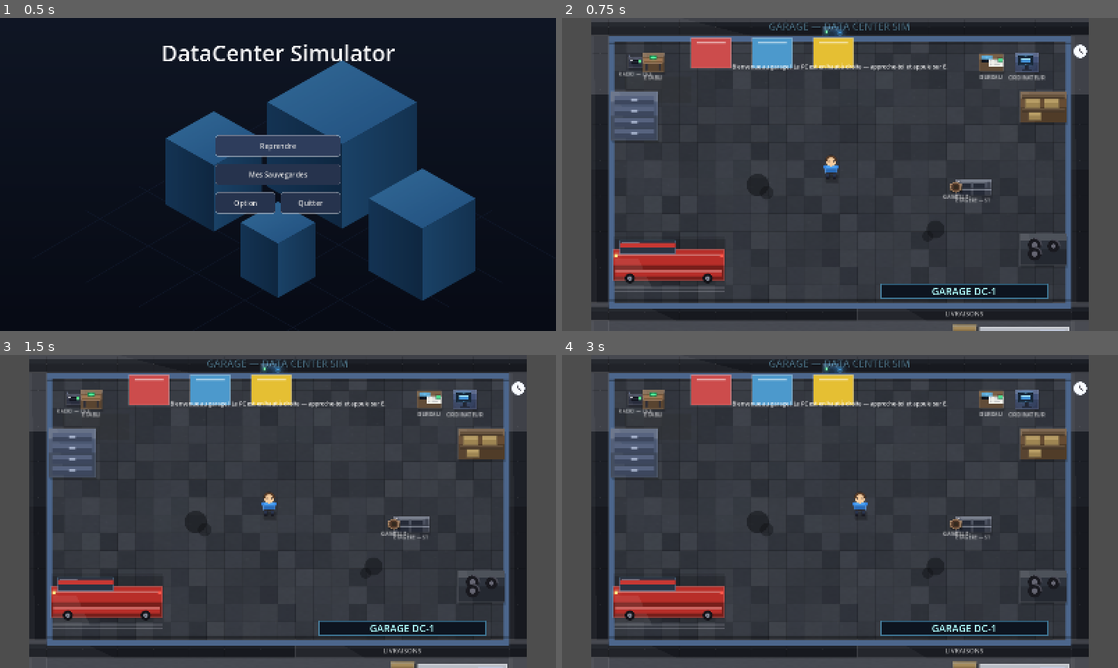
Above: before the commit, frames 1-4 (two rows, left to right).
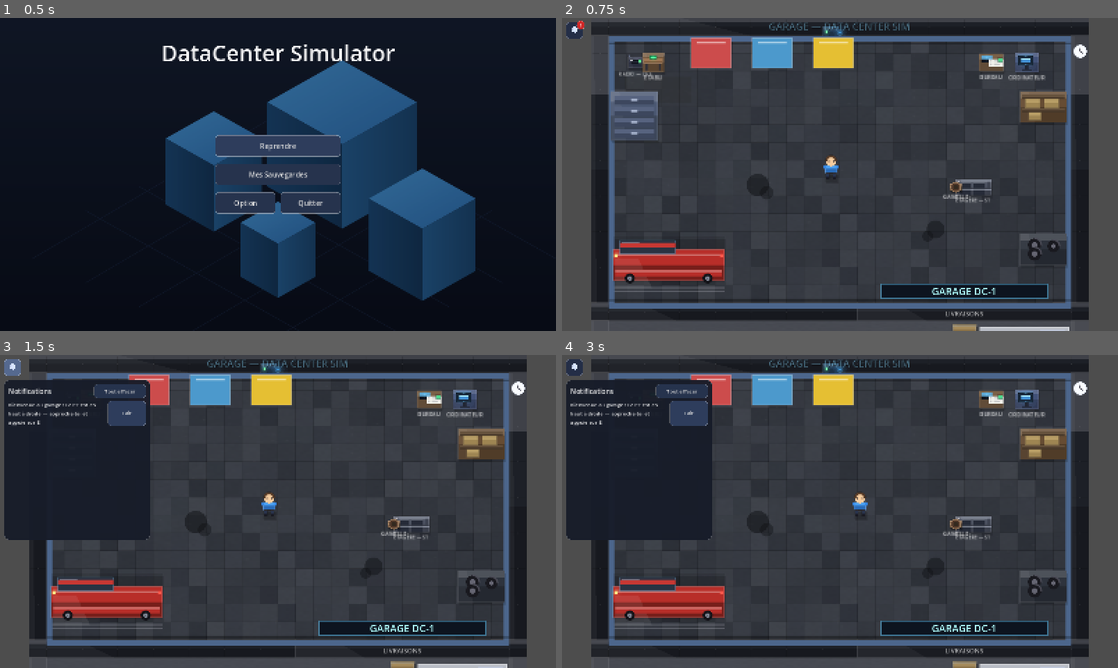
Above: after the commit, the same moments.

Repository: BlackAngelTVdev/DataCenter-Simulator
Game: Godot game, scene res://scenes/ui/menu.tscn
Two runs of this game, one before a commit and one after it. Both use one fixed random seed, a clock stepped at 60 frames per second and the inputs below.
Inputs (mouse positions are in pixels of both pictures, inside the frame that each line leads up to):
- Up to frame 1 (0.5 s): no input
- Up to frame 2 (0.75 s): click "Reprendre" at 0.5 s
- Up to frame 3 (1.5 s): click (11, 367) at 1.25 s, where only the run after the commit has a clickable "1"
- Up to frame 4 (3 s): click (573, 367) at 2.02 s; tap Enter at 2.75 s; move the mouse to (962, 495) at 2.77 s; hold D (move_right) from 2.78 s (still down); hold E (interact) from 2.78 s (still down); click (962, 495) at 2.92 s

Frame 1 is identical in both runs. In frame 2, 0.6% of the frame differs, in the area x 0-70%, y 0-17%; in frame 3, 11%, in the area x 0-70%, y 1-60%; in frame 4, 11%.

Commit message:
feat(ui): HUD — cloche de notifications à la place des toasts éphémères
Cloche (icône cuite) en haut à gauche avec badge rouge du nombre de
non-lues. Un clic ouvre un panneau : liste défilante des notifications
(plus récentes en premier), bouton « Fait » par entrée pour la faire
disparaître, « Tout effacer » pour vider. Ouvrir marque tout comme lu.
toast() alimente GameManager.add_notification — l'API publique
(show_prompt/hide_prompt/toast) est inchangée, les ~60 appelants
ne sont pas touchés.

Diff:
--- a/scripts/ui/hud.gd
+++ b/scripts/ui/hud.gd
@@ -1,20 +1,28 @@
 class_name HUD
 extends CanvasLayer
-## HUD minimal : invite d'interaction « E — … » (bas centre) et toasts
-## (haut centre). Les panneaux de stats ont été retirés à la demande :
-## rien ne recouvre la vue du garage. L'argent reste visible dans la
-## boutique Tech'Occase et via les toasts.
+## HUD : invite d'interaction « E — … » (bas centre) + centre de NOTIFICATIONS
+## (cloche en haut à gauche). Chaque toast() devient une notification dans la
+## cloche : un clic ouvre le panneau, chaque entrée a un bouton « Fait » pour
+## la faire disparaître. Les notifications vivent dans GameManager
+## (elles survivent aux téléportations entre locaux).
 
 var prompt_label: Label
 var prompt_panel: PanelContainer
-var toast_label: Label
-var toast_timer: Timer
+
+# --- Cloche de notifications ---
+var bell_btn: Button
+var badge_label: Label
+var notif_panel: PanelContainer
+var notif_scroll: ScrollContainer
+var notif_list: VBoxContainer
+var panel_open := false
 
 
 func _ready() -> void:
 	_build()
-	toast_label.visible = false
 	prompt_panel.visible = false
+	notif_panel.visible = false
+	_refresh_badge()
 
 
 func _label(font_size: int, color: Color) -> Label:
@@ -39,29 +47,127 @@
 	prompt_panel.add_child(prompt_label)
 	add_child(prompt_panel)
 
-	# --- Toasts (haut centre) ---
-	toast_label = _label(16, Color(1.0, 1.0, 1.0, 0.95))
-	toast_label.horizontal_alignment = HORIZONTAL_ALIGNMENT_CENTER
-	toast_label.set_anchors_preset(Control.PRESET_TOP_WIDE)
-	toast_label.offset_top = 128.0
-	toast_label.offset_bottom = 168.0
-	toast_label.add_theme_color_override("shadow_color", Color(0, 0, 0, 0.8))
-	toast_label.add_theme_constant_override("shadow_offset_x", 2)
-	toast_label.add_theme_constant_override("shadow_offset_y", 2)
-	add_child(toast_label)
+	# --- Cloche de notifications (haut gauche) ---
+	bell_btn = Button.new()
+	bell_btn.icon = BakedAssets.tex("icon_bell")
+	bell_btn.expand_icon = true
+	bell_btn.custom_minimum_size = Vector2(48, 48)
+	bell_btn.set_anchors_preset(Control.PRESET_TOP_LEFT)
+	bell_btn.offset_left = 12.0
+	bell_btn.offset_top = 12.0
+	bell_btn.add_theme_stylebox_override("normal", UITheme.button_normal(Color(0.14, 0.18, 0.28)))
+	bell_btn.add_theme_stylebox_override("hover", UITheme.button_hover())
+	bell_btn.add_theme_stylebox_override("pressed", UITheme.button_pressed())
+	bell_btn.pressed.connect(_toggle_panel)
+	add_child(bell_btn)
 
-	toast_timer = Timer.new()
-	toast_timer.wait_time = 3.0
-	toast_timer.one_shot = true
-	toast_timer.timeout.connect(_on_toast_timeout)
-	add_child(toast_timer)
+	# Badge rouge du nombre de non-lues (coin haut-droit de la cloche)
+	badge_label = Label.new()
+	badge_label.add_theme_font_size_override("font_size", 13)
+	badge_label.add_theme_color_override("font_color", Color(1, 1, 1))
+	badge_label.horizontal_alignment = HORIZONTAL_ALIGNMENT_CENTER
+	badge_label.set_anchors_preset(Control.PRESET_TOP_LEFT)
+	badge_label.offset_left = 30.0
+	badge_label.offset_top = -4.0
+	badge_label.custom_minimum_size = Vector2(24, 20)
+	badge_label.add_theme_stylebox_override("normal", UITheme.tinted(Color(0.82, 0.15, 0.15), 4, 4))
+	bell_btn.add_child(badge_label)
+
+	# --- Panneau des notifications ---
+	notif_panel = PanelContainer.new()
+	notif_panel.set_anchors_preset(Control.PRESET_TOP_LEFT)
+	notif_panel.offset_left = 12.0
+	notif_panel.offset_top = 72.0
+	notif_panel.offset_right = 12.0 + 420.0
+	notif_panel.offset_bottom = 72.0 + 460.0
+	notif_panel.add_theme_stylebox_override("panel", UITheme.panel(12))
+	add_child(notif_panel)
+
+	var vb := VBoxContainer.new()
+	vb.add_theme_constant_override("separation", 8)
+	notif_panel.add_child(vb)
+
+	var header := HBoxContainer.new()
+	var title := _label(20, Color(1, 1, 1, 0.95))
+	title.text = "Notifications"
+	title.size_flags_horizontal = Control.SIZE_EXPAND_FILL
+	var clear_btn := UIHelpers.make_button("Tout effacer", false, Vector2(150, 40))
+	clear_btn.add_theme_font_size_override("font_size", 15)
+	clear_btn.pressed.connect(_clear_all)
+	header.add_child(title)
+	header.add_child(clear_btn)
+	vb.add_child(header)
+
+	notif_scroll = ScrollContainer.new()
+	notif_scroll.size_flags_vertical = Control.SIZE_EXPAND_FILL
+	notif_scroll.custom_minimum_size = Vector2(0, 350)
+	vb.add_child(notif_scroll)
+
+	notif_list = VBoxContainer.new()
+	notif_list.size_flags_horizontal = Control.SIZE_EXPAND_FILL
+	notif_list.add_theme_constant_override("separation", 6)
+	notif_scroll.add_child(notif_list)
 
 
-func _on_toast_timeout() -> void:
-	# Garde anti-crash : toast_label ne doit plus être touché s'il a été
-	# libéré (queue_free d'un parent) avant la fin du timer.
-	if is_instance_valid(toast_label):
-		toast_label.visible = false
+func _toggle_panel() -> void:
+	panel_open = not panel_open
+	notif_panel.visible = panel_open
+	if panel_open:
+		# Ouvrir le panneau marque tout comme lu (le badge se vide).
+		for n in GameManager.notifications:
+			n["read"] = true
+		_refresh_badge()
+		_refresh_list()
+
+
+func _clear_all() -> void:
+	GameManager.notifications.clear()
+	_refresh_list()
+	_refresh_badge()
+
+
+func _refresh_list() -> void:
+	for c in notif_list.get_children():
+		c.queue_free()
+	if GameManager.notifications.is_empty():
+		var empty := _label(16, Color(1, 1, 1, 0.5))
+		empty.text = "Aucune notification."
+		empty.horizontal_alignment = HORIZONTAL_ALIGNMENT_CENTER
+		empty.custom_minimum_size = Vector2(0, 60)
+		notif_list.add_child(empty)
+		return
+	# Les plus récentes en premier.
+	for i in range(GameManager.notifications.size() - 1, -1, -1):
+		var n: Dictionary = GameManager.notifications[i]
+		var row := HBoxContainer.new()
+		var txt := _label(15, Color(1, 1, 1, 0.92))
+		txt.text = str(n.get("text", ""))
+		txt.autowrap_mode = TextServer.AUTOWRAP_WORD_SMART
+		txt.size_flags_horizontal = Control.SIZE_EXPAND_FILL
+		var done := UIHelpers.make_button("Fait", true, Vector2(110, 36))
+		done.add_theme_font_size_override("font_size", 14)
+		var idx := i
+		done.pressed.connect(func() -> void: _mark_done(idx))
+		row.add_child(txt)
+		row.add_child(done)
+		notif_list.add_child(row)
+
+
+func _mark_done(idx: int) -> void:
+	if idx < 0 or idx >= GameManager.notifications.size():
+		return
+	GameManager.notifications.remove_at(idx)
+	_refresh_list()
+	_refresh_badge()
+
+
+func _refresh_badge() -> void:
+	var unread := 0
+	for n in GameManager.notifications:
+		if not n.get("read", false):
+			unread += 1
+	badge_label.text = str(unread) if unread > 0 else ""
+	badge_label.visible = unread > 0
 
 
 func show_prompt(text: String) -> void:
@@ -74,6 +180,9 @@
 
 
 func toast(text: String) -> void:
-	toast_label.text = text
-	toast_label.visible = true
-	toast_timer.start()
+	## Une notification arrive dans la cloche (plus de toast éphémère en haut
+	## de l'écran). On garde le nom « toast » pour ne pas toucher aux appelants.
+	GameManager.add_notification(text)
+	_refresh_badge()
+	if panel_open:
+		_refresh_list()
